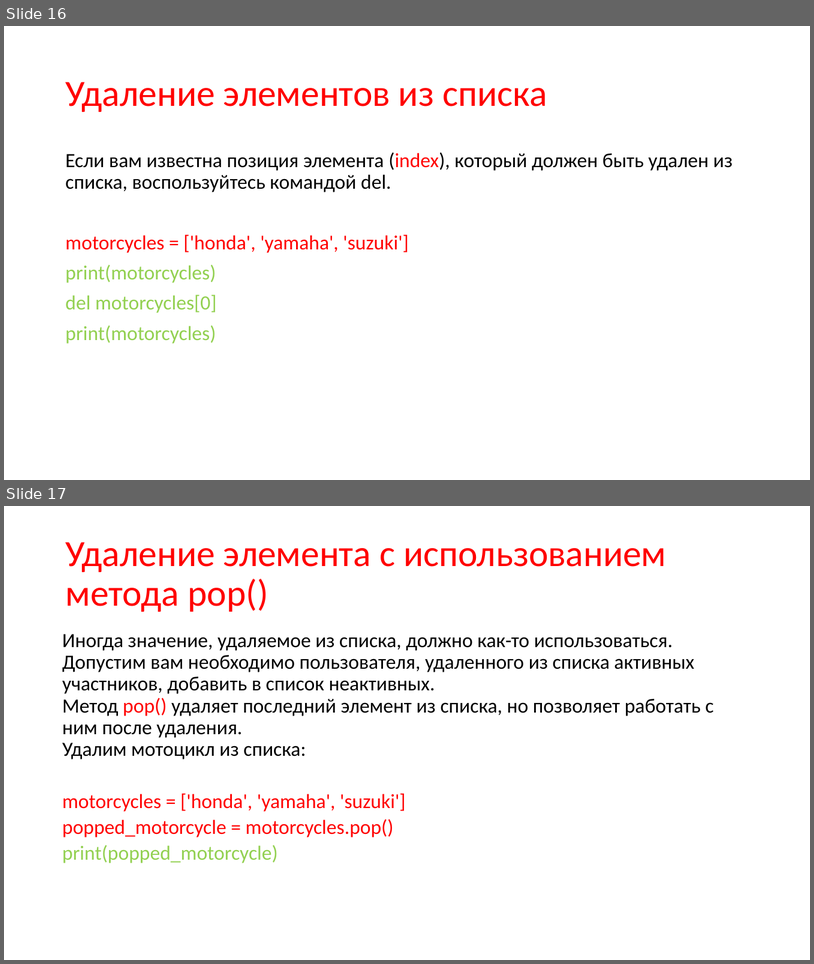
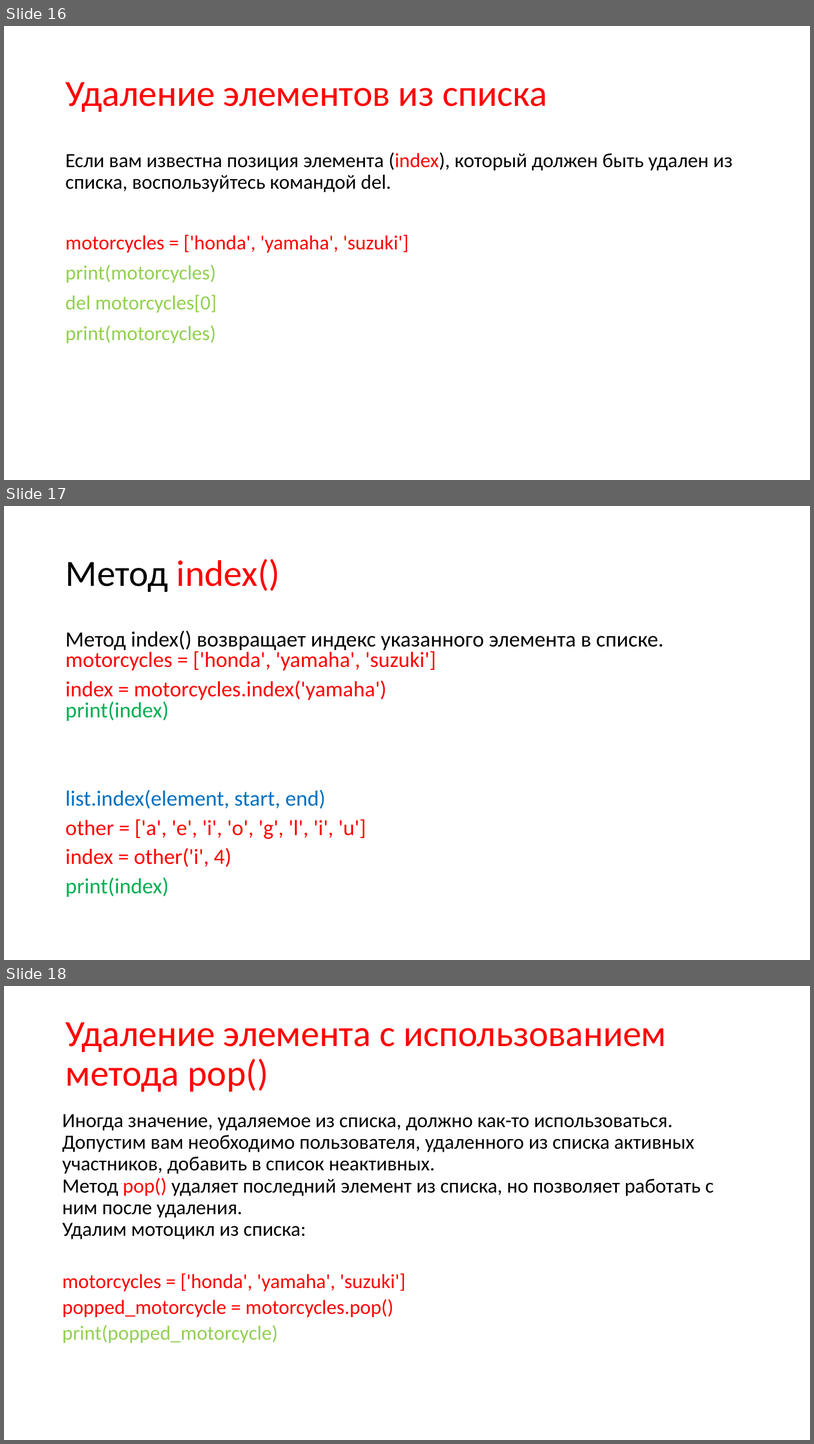
Before and after one commit to xDes-by/test, a slide deck: Презентация3.pptx. Shown one above the other, each under a label of ours: slides 16 and 17 before the commit, slides 16, 17 and 18 after it. The pictures are 814x964 and 814x1444 pixels, drawn with LibreOffice and Linux fonts; fonts in the diff are those of the drawing. Boxes give left, top, right and bottom in pixels: in the first picture for what was removed or moved away, otherwise in the second. Text is boxed around its words. In the diff, an @@ line names an element or a change of style, - is before the commit and + after.

```diff
--- a/Презентация3.pptx
+++ b/Презентация3.pptx
@@ slide 17 added at bbox=[4, 506, 810, 960], background #FFFFFF @@
@@ title added at bbox=[65, 559, 281, 592], 44 pt, text #FF0000 @@
+Метод index()
@@ text added at bbox=[65, 630, 664, 897], 25.9 pt, text #FF0000 @@
+Метод index() возвращает индекс указанного элемента в списке.
+motorcycles = ['honda', 'yamaha', 'suzuki']
+index = motorcycles.index('yamaha')
+print(index)
+list.index(element, start, end)
+other = ['a', 'e', 'i', 'o', 'g', 'l', 'i', 'u']
+index = other('i', 4)
+print(index)
@@ what was slide 17 is now slide 18 @@
```
Also in this commit, not shown: 3 slides changed, 2 other files.
